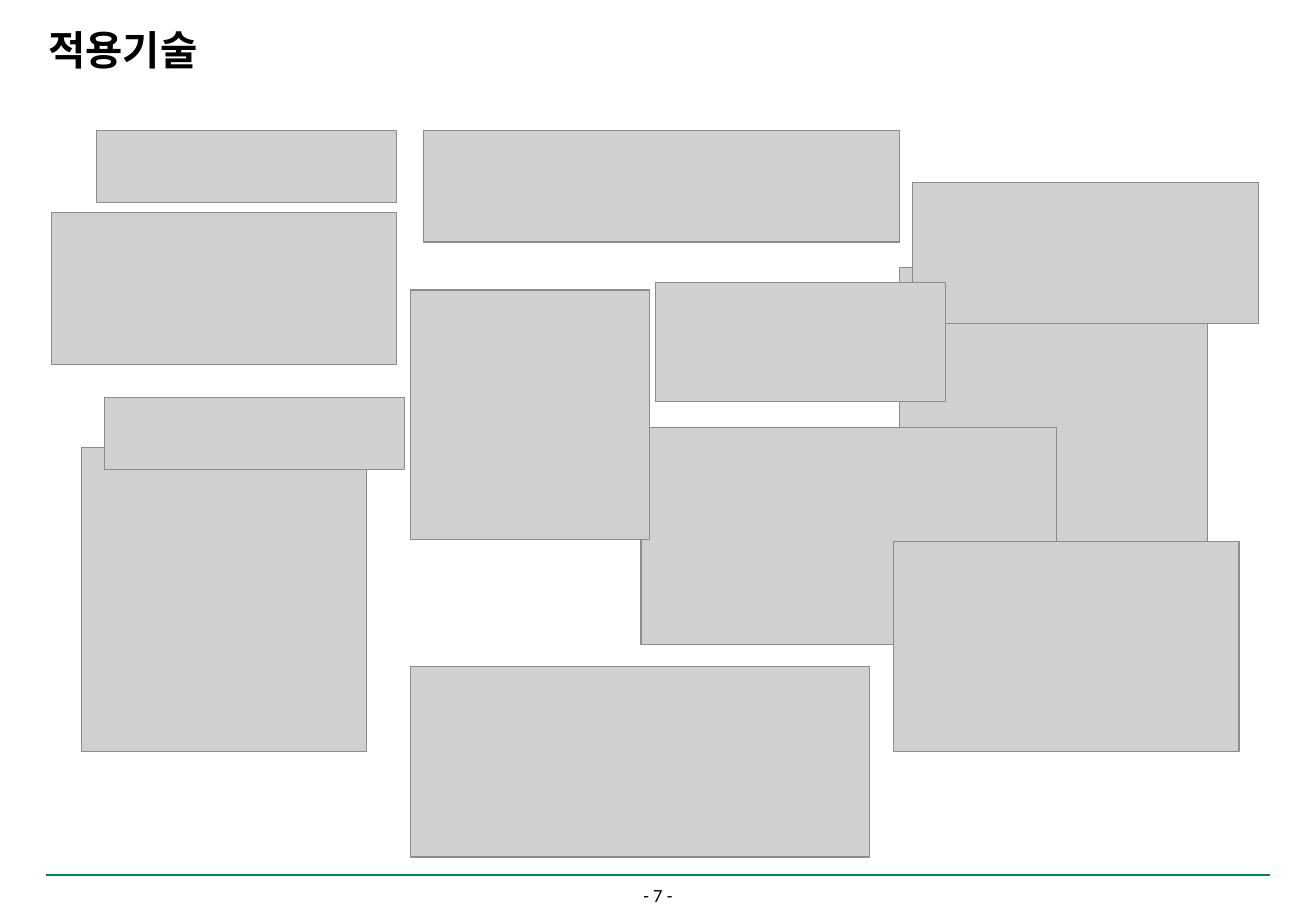
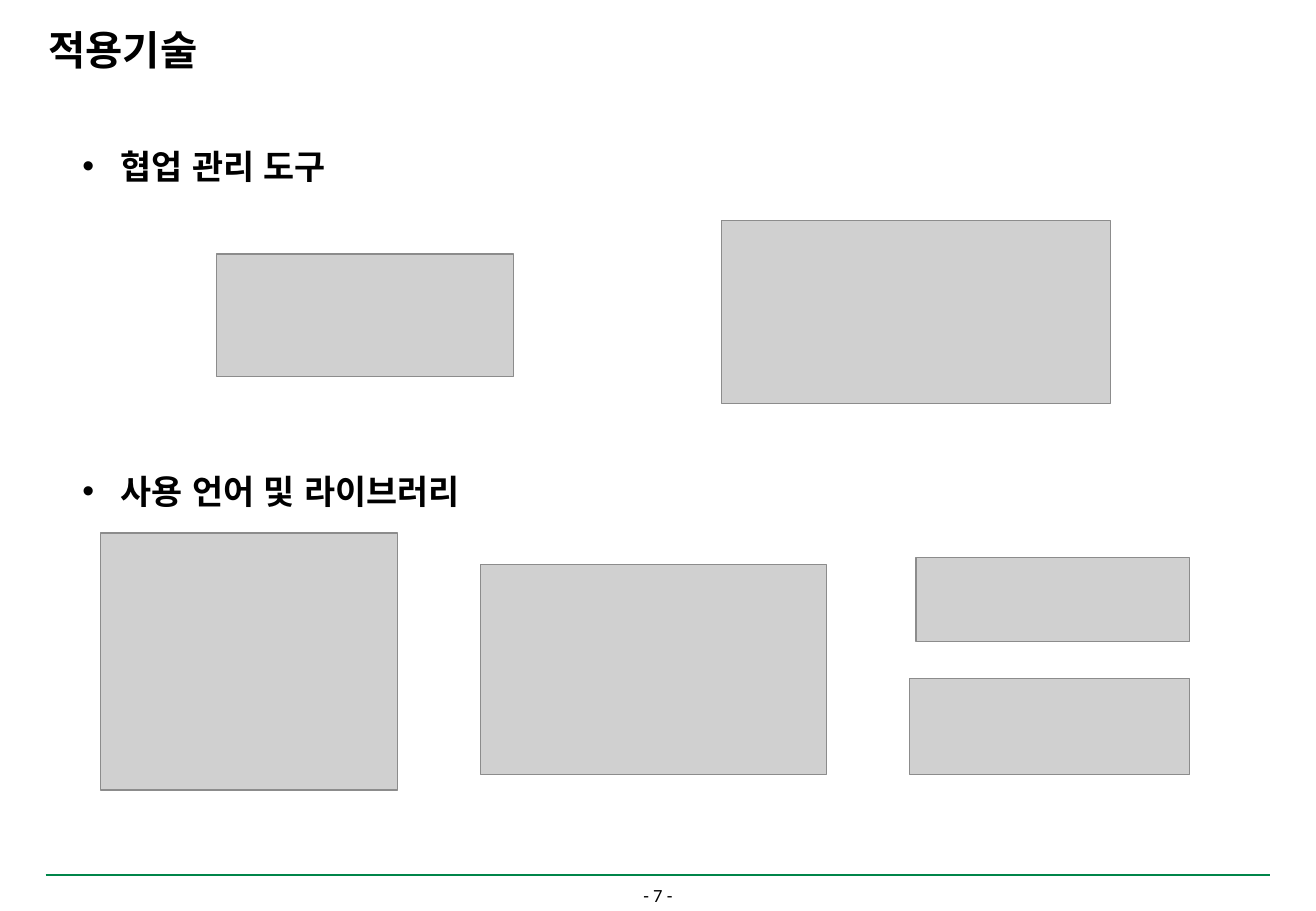
Before and after one commit to DDAMDOO/project, a slide deck: slide 8 of documents/PPT문서양식.pptx. Drawn at 1316x911 pixels with LibreOffice and Linux fonts; fonts in the diff are those of the drawing; grey boxes stand for pictures; background and template pictures are left out. Boxes give left, top, right and bottom in pixels: in the first picture for what was removed or moved away, otherwise in the second. Text is boxed around its words. In the diff, an @@ line names an element or a change of style, - is before the commit and + after.

```diff
--- a/documents/PPT문서양식.pptx
+++ b/documents/PPT문서양식.pptx
@@ picture removed at bbox=[97, 130, 397, 202] @@
@@ picture removed at bbox=[423, 130, 899, 242] @@
@@ text added at bbox=[120, 150, 326, 182], 20 pt, text #000000, bold @@
+• 협업 관리 도구
@@ picture: place and size @@
-picture at bbox=[913, 183, 1258, 324]
+picture at bbox=[722, 221, 1112, 405]
@@ picture: place and size @@
-picture at bbox=[51, 213, 396, 365]
+picture at bbox=[216, 254, 514, 377]
@@ picture removed at bbox=[899, 267, 1208, 576] @@
@@ picture removed at bbox=[411, 290, 650, 540] @@
@@ picture removed at bbox=[656, 283, 947, 402] @@
@@ picture removed at bbox=[105, 397, 405, 469] @@
@@ picture removed at bbox=[642, 428, 1057, 644] @@
@@ text added at bbox=[120, 475, 459, 507], 20 pt, text #000000, bold @@
+• 사용 언어 및 라이브러리
@@ picture: place and size @@
-picture at bbox=[81, 448, 366, 752]
+picture at bbox=[101, 533, 399, 791]
@@ picture: place and size @@
-picture at bbox=[894, 542, 1239, 752]
+picture at bbox=[481, 565, 826, 775]
@@ picture added at bbox=[916, 558, 1191, 642] @@
@@ picture removed at bbox=[411, 667, 870, 858] @@
@@ picture added at bbox=[910, 679, 1191, 775] @@
```
Also in this commit, not shown: 1 slide added.
